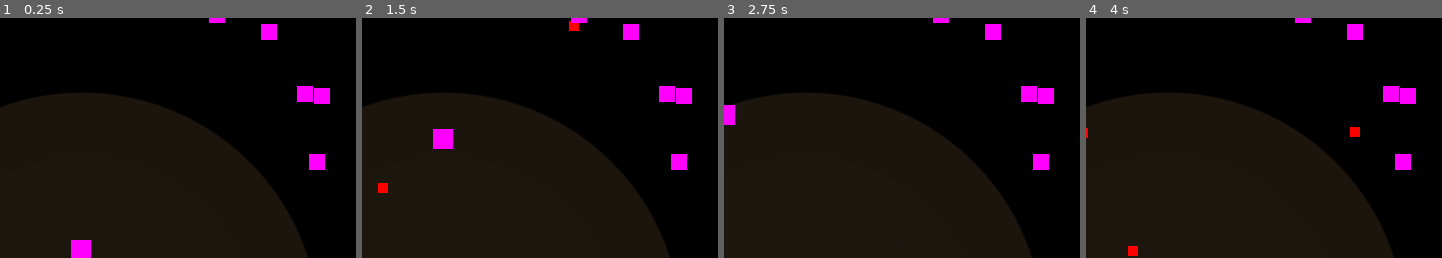
Above: before the commit, frames 1-4 (left to right).
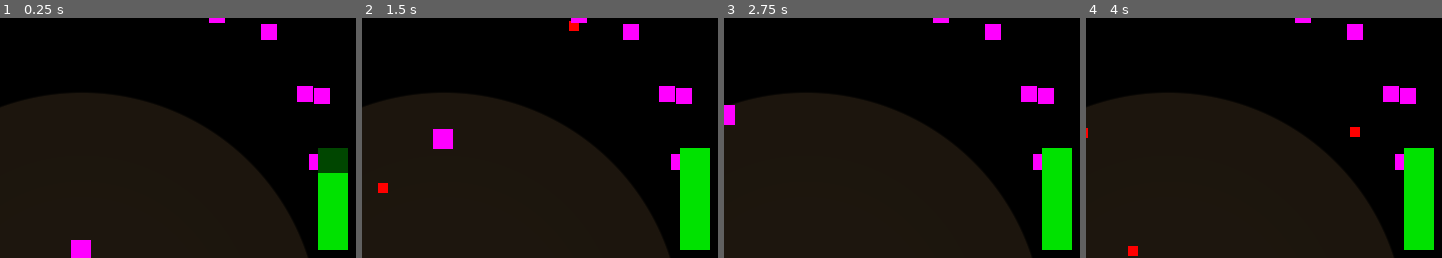
Above: after the commit, the same moments.

Repository: InRe-Dan/MiniJameGam34
Game: Godot game, scene res://Main/main.tscn
The game is run twice, just before and just after one commit, with the same random seed, the same clock (stepped at 60 frames per second) and the same inputs.
Inputs:
- Up to frame 1 (0.25 s): no input
- Up to frame 2 (1.5 s): tap Enter at 0.5 s; hold W (move_up) from 0.53 s (still down)
- Up to frame 3 (2.75 s): release W (move_up) at 2.03 s; hold A (move_left) from 2.03 s (still down)
- Up to frame 4 (4 s): release A (move_left) at 3.53 s; hold S (move_down) from 3.53 s (still down)
The pictures show only the part of the screen within x 38-88%, y 35-85%; the shares and areas given below are measured in that part.

The runs differ from the first frame. In frame 1, 3.6% of the frame differs, in the area x 89-98%, y 54-97%; in frame 2, 3.6%; in frame 3, 3.6%; in frame 4, 3.6%.

Commit message:
Approval rating display

Diff:
--- a/Jokes/joke_system.gd
+++ b/Jokes/joke_system.gd
@@ -40,5 +40,7 @@
 			keypress_prompt_container.remove_child(child)
 		keypress_prompt_container.add_child(joke.make_prompt())
 		joke.success.connect(joke_finished)
+		joke.success.connect(func (): joke_success.emit())
 		joke.fail.connect(joke_finished)
+		joke.fail.connect(func (): joke_failed.emit())
 		dialogue_container.set_joke(joke)
--- /dev/null
+++ b/Main/approval_rating.gd
@@ -0,0 +1,9 @@
+class_name ApprovalRating extends TextureProgressBar
+
+@export var speed : float = 1.0
+
+var target : float = 0
+
+# Called every frame. 'delta' is the elapsed time since the previous frame.
+func _process(delta: float) -> void:
+	value = move_toward(value, target, speed * delta)
--- a/Main/main.gd
+++ b/Main/main.gd
@@ -1,3 +1,22 @@
 class_name Main
 extends Node2D
 ## Main game handler
+
+@export var passive_satisfaction_increase = 0.01
+@onready var approval_rating : TextureProgressBar = %ApprovalRating
+
+var satisfaction : float = 1.0:
+	set(x):
+		satisfaction = clamp(x, 0, 1)
+		if approval_rating:
+			approval_rating.target = satisfaction
+
+func _process(delta : float) -> void:
+	satisfaction += delta * passive_satisfaction_increase
+
+func _on_joke_system_joke_failed() -> void:
+	satisfaction += 0.05
+func _on_joke_system_joke_success() -> void:
+	satisfaction -= 0.1
+func _on_player_got_hit() -> void:
+	satisfaction -= 0.05
--- a/Main/main.tscn
+++ b/Main/main.tscn
@@ -7,6 +7,7 @@
 [ext_resource type="Script" path="res://Main/audience_manager.gd" id="4_8158h"]
 [ext_resource type="Script" path="res://Hazard/hazard_spawn_data.gd" id="4_o1nxd"]
 [ext_resource type="PackedScene" uid="uid://bko632gtiaj3s" path="res://Hazard/Hazards/tomato.tscn" id="5_l85j4"]
+[ext_resource type="Script" path="res://Main/approval_rating.gd" id="7_id6l1"]
 [ext_resource type="PackedScene" uid="uid://clt5oswt5gxrq" path="res://Jokes/dialogue_container.tscn" id="8_mh3dp"]
 
 [sub_resource type="Gradient" id="Gradient_4vja1"]
@@ -42,9 +43,24 @@
 
 [sub_resource type="WorldBoundaryShape2D" id="WorldBoundaryShape2D_ybwdi"]
 
+[sub_resource type="Gradient" id="Gradient_iqffe"]
+offsets = PackedFloat32Array(0)
+colors = PackedColorArray(0, 0.278431, 0, 1)
+
+[sub_resource type="GradientTexture2D" id="GradientTexture2D_r06y5"]
+gradient = SubResource("Gradient_iqffe")
+
+[sub_resource type="Gradient" id="Gradient_wx4ct"]
+offsets = PackedFloat32Array(0)
+colors = PackedColorArray(0, 0.886275, 0, 1)
+
+[sub_resource type="GradientTexture2D" id="GradientTexture2D_iaam5"]
+gradient = SubResource("Gradient_wx4ct")
+
 [node name="Main" type="Node2D"]
 texture_filter = 1
 script = ExtResource("1_5t87c")
+passive_satisfaction_increase = 0.0
 
 [node name="Background" type="Sprite2D" parent="."]
 position = Vector2(376, 283)
@@ -72,34 +88,6 @@
 
 [node name="Audience" type="Node2D" parent="HazardManager"]
 script = ExtResource("4_8158h")
-
-[node name="Control" type="Control" parent="."]
-layout_mode = 3
-anchors_preset = 15
-anchor_right = 1.0
-anchor_bottom = 1.0
-offset_right = 720.0
-offset_bottom = 480.0
-grow_horizontal = 2
-grow_vertical = 2
-
-[node name="ApprovalRating" type="TextureProgressBar" parent="Control"]
-custom_minimum_size = Vector2(288, 48)
-layout_mode = 1
-anchors_preset = 5
-anchor_left = 0.5
-anchor_right = 0.5
-offset_left = -144.0
-offset_top = 16.0
-offset_right = 144.0
-offset_bottom = 64.0
-grow_horizontal = 2
-fill_mode = 1
-nine_patch_stretch = true
-stretch_margin_left = 1
-stretch_margin_top = 1
-stretch_margin_right = 1
-stretch_margin_bottom = 1
 
 [node name="Collision" type="Node2D" parent="."]
 
@@ -137,6 +125,41 @@
 [node name="Bounds" type="CollisionPolygon2D" parent="Collision/SpectatorArea"]
 polygon = PackedVector2Array(240, 0, 236.354, -41.676, 225.526, -82.085, 207.846, -120, 183.851, -154.269, 154.269, -18 …(263 unchanged characters)…
 
+[node name="Control" type="Control" parent="."]
+layout_mode = 3
+anchors_preset = 15
+anchor_right = 1.0
+anchor_bottom = 1.0
+offset_right = 720.0
+offset_bottom = 480.0
+grow_horizontal = 2
+grow_vertical = 2
+
+[node name="ApprovalRating" type="TextureProgressBar" parent="Control"]
+unique_name_in_owner = true
+custom_minimum_size = Vector2(30, 100)
+layout_mode = 1
+anchors_preset = 5
+anchor_left = 0.5
+anchor_right = 0.5
+offset_left = 237.0
+offset_top = 298.0
+offset_right = 267.0
+offset_bottom = 400.0
+grow_horizontal = 2
+max_value = 1.0
+step = 0.0
+value = 0.5
+fill_mode = 3
+nine_patch_stretch = true
+stretch_margin_left = 1
+stretch_margin_top = 1
+stretch_margin_right = 1
+stretch_margin_bottom = 1
+texture_under = SubResource("GradientTexture2D_r06y5")
+texture_progress = SubResource("GradientTexture2D_iaam5")
+script = ExtResource("7_id6l1")
+
 [node name="JokeSystem" type="Node" parent="." node_paths=PackedStringArray("keypress_prompt_container", "dialogue_container")]
 script = ExtResource("3_wbmed")
 keypress_prompt_container = NodePath("PromptContainer")
@@ -158,3 +181,7 @@
 offset_bottom = -12.0
 grow_horizontal = 2
 grow_vertical = 0
+
+[connection signal="got_hit" from="Player" to="." method="_on_player_got_hit"]
+[connection signal="joke_failed" from="JokeSystem" to="." method="_on_joke_system_joke_failed"]
+[connection signal="joke_success" from="JokeSystem" to="." method="_on_joke_system_joke_success"]
--- a/Player/player.gd
+++ b/Player/player.gd
@@ -5,6 +5,7 @@
 @export var movement_speed: float
 @export var acceleration: float
 
+signal got_hit
 
 ## Called when the node enters the scene tree for the first time.
 func _ready() -> void:
@@ -26,3 +27,4 @@
 ## Hits the player with the hazard
 func hit(impulse: Vector2) -> void:
 	velocity += impulse
+	got_hit.emit()
Not shown: 1 places in Main/main.tscn that only renumber resources
